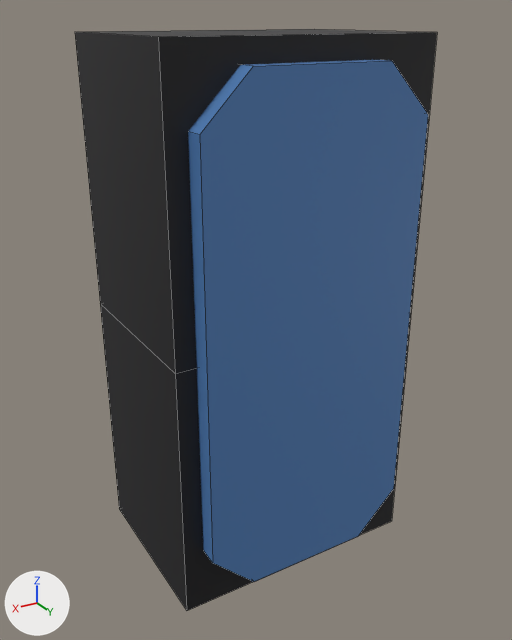
What one commit did to the FBX model Unity/AGA/Assets/Game/CastleGenerator/T1.Omino/FBX/CastleChunks/P1x2.fbx.
Camera for both pictures: a camera (50 mm lens) standing at (2.64, 5.4, 73.1) and looking at (0.04, 1.07, 70.94). The axes (+X, +Y, +Z) are drawn at lower left. The lights are the same throughout. Mesh edges are drawn as thin lines. Where no turn or scale is listed for an object, it has been applied to the vertices.

Names of what the first picture shows: 'Cube.084', 'P1x2'.
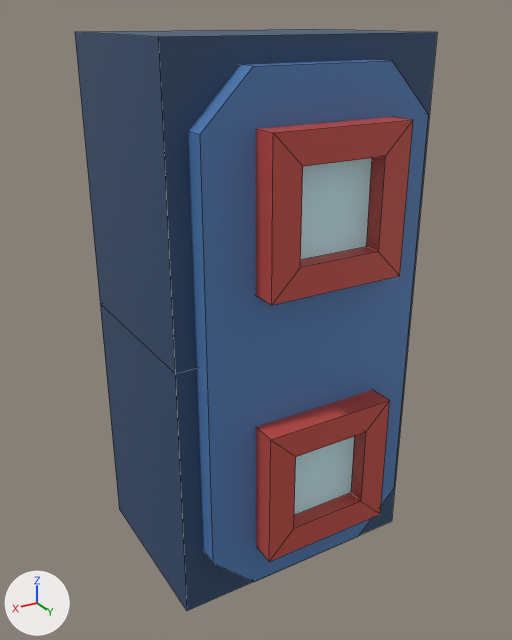
What the commit changed:
me_cube_089 has 16 vertices, 12 faces and spans x -1.0..1.0, y -0.7..0.7, z -1.0..3.0.
me_cube_089 is used by ob_p1x2; location (0.0, 0.967, 69.994).
me_cube_089 part 1: texture (UV) coordinates of 12 of 12 faces, centred in x -1.0..1.0, y -0.7..0.7, z -1.0..3.0, changed; they spanned u 0.2..0.21, v 0.22..0.23 and now span u 0.11..0.12, v 0.16..0.18.
Mesh me_cube_005 is new.
It has 16 vertices, 14 faces and spans x -0.514..0.514, y -0.514..0.514, z -0.514..0.514.
It uses material mat_castlemat (picture img_castledefault_png).
Mesh me_cube_004 is new.
It has 16 vertices, 14 faces and spans x -0.514..0.514, y -0.514..0.514, z -0.514..0.514.
It uses material mat_castlemat (picture img_castledefault_png).
Object 'Cube.149' (ob_cube_149) is new; it shows me_cube_005.
Its location is (-0.03, 1.484, 69.999).
Object 'Cube.124' (ob_cube_124) is new; it shows me_cube_004.
Its location is (-0.028, 1.484, 71.991).

Boxes (x1, y1, x2, y2) around the edits, measured in the pictures (512 x 640 px):
'Cube.124', added (red): after (256, 117, 413, 305)
'Cube.149', added (red): after (256, 390, 390, 562)
part 1 of me_cube_089, surface changed (black to blue): (75, 29, 437, 611) in both
